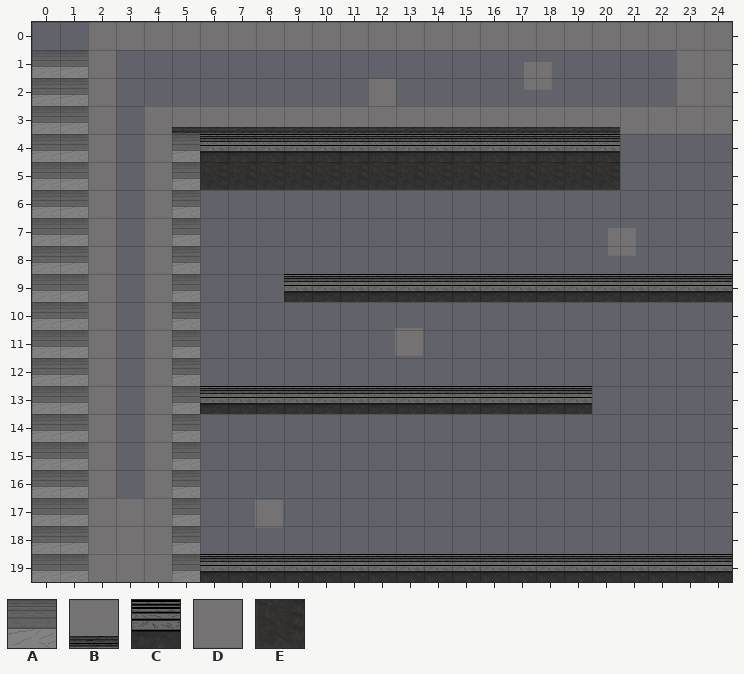
Two versions of a level (Tiled map, maps/tiledmap2.tmx). This is how it looked before the edit.
Cells are 128x128 px. Shown: x 0..24, y 0..19.
Key: from "platforms": A 0; from "tileset floor": B 10, C 20, D 31, E 34.
_ is an empty cell.
Layers that did not change in this view are not listed.
Layer "platforms" before, first column x 0:
 0 _________________________
 1 A________________________
 2 A________________________
 3 A________________________
 4 A____ACCCCCCCCCCCCCCC____
 5 A____A___________________
 6 A____A___________________
 7 A____A___________________
 8 A____A___________________
 9 A____A___CCCCCCCCCCCCCCCC
10 A____A___________________
11 A____A___________________
12 A____A___________________
13 A____ACCCCCCCCCCCCCC_____
14 A____A___________________
15 A____A___________________
16 A____A___________________
17 A____A___________________
18 A____A___________________
19 AA___ACCCCCCCCCCCCCCCCCCC
Layer "foreground" before, first column x 0:
 0 __DDDDDDDDDDDDDDDDDDDDDDD
 1 __D____________________DD
 2 __D____________________DD
 3 __D_DBBBBBBBBBBBBBBBBDDDD
 4 __D_D____________________
 5 __D_D_EEEEEEEEEEEEEEE____
 6 __D_D____________________
 7 __D_D____________________
 8 __D_D____________________
 9 __D_D____________________
10 __D_D____________________
11 __D_D____________________
12 __D_D____________________
13 __D_D____________________
14 __D_D____________________
15 __D_D____________________
16 __D_D____________________
17 __DDD____________________
18 __DDD____________________
19 __DDD____________________
The same view after the edit:
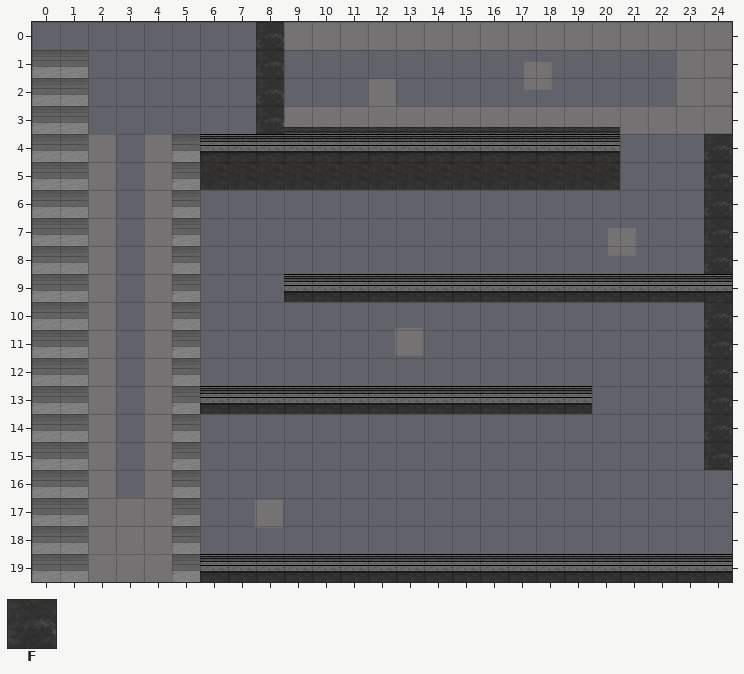
Further tiles: from "tileset floor": F 30.
Changes in this commit:
Changed rows in their new state; . is an unchanged cell.
Layer "platforms":
first column x 24:
 4 F
 5 F
 6 F
 7 F
 8 F
10 F
11 F
12 F
13 F
14 F
15 F
Layer "foreground":
first column x 5:
 0 ...F
 1 ...F
 2 ...F
 3 ___F
Changed places in both pictures, as pixel boxes (x1, y1, x2, y2):
changed: (172, 22, 284, 134)
added: (704, 134, 732, 274)
added: (704, 302, 732, 470)
